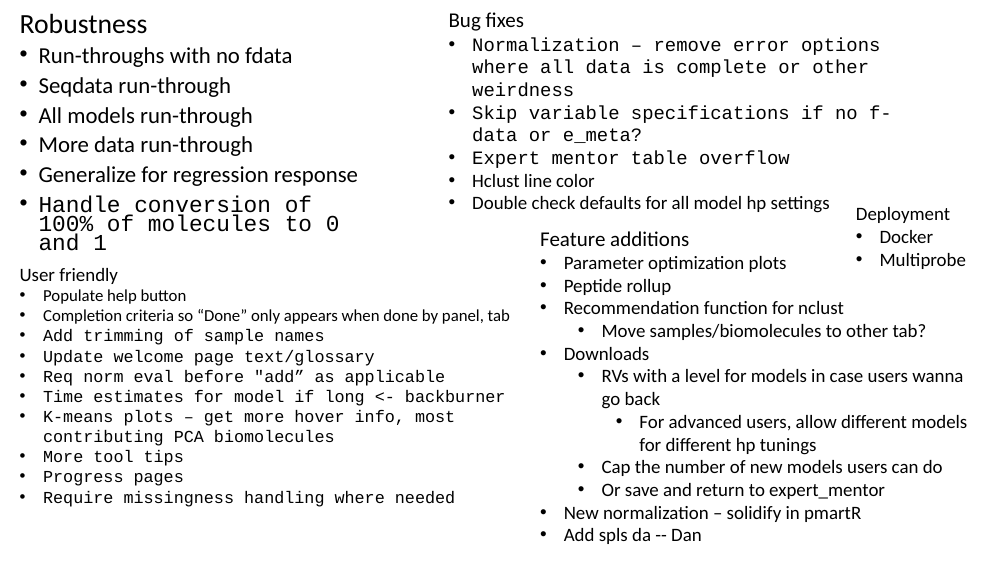
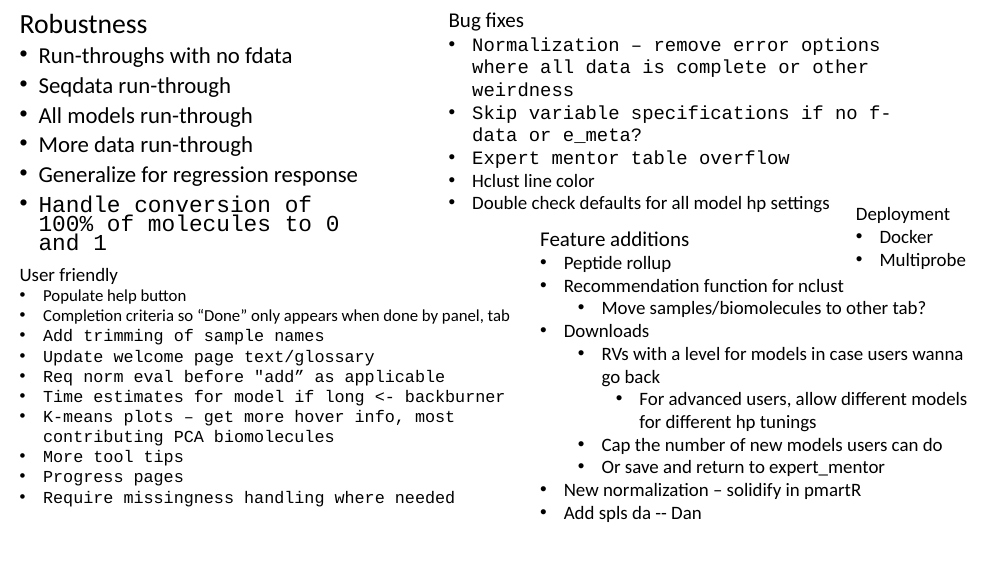
Before and after one commit to pmartR/OmicsMLMentor_ShinyApp, a slide deck: slide 7 of SLOPE_progress_temp.pptx. Drawn at 1008x567 pixels with LibreOffice and Linux fonts; fonts in the diff are those of the drawing. Boxes give left, top, right and bottom in pixels: in the first picture for what was removed or moved away, otherwise in the second. Text is boxed around its words. In the diff, an @@ line names an element or a change of style, - is before the commit and + after.

```diff
--- a/SLOPE_progress_temp.pptx
+++ b/SLOPE_progress_temp.pptx
@@ text at bbox=[564, 256, 787, 272]: paragraph removed @@
-• Parameter optimization plots
```
Also in this commit, not shown: 2 other slides changed, 33 other files.
